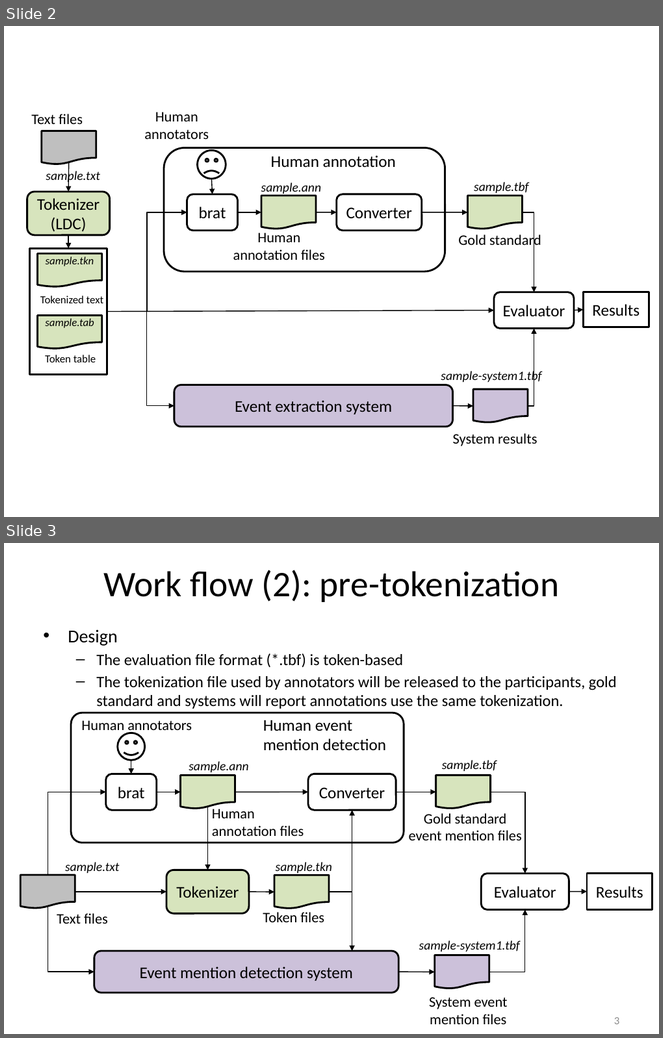
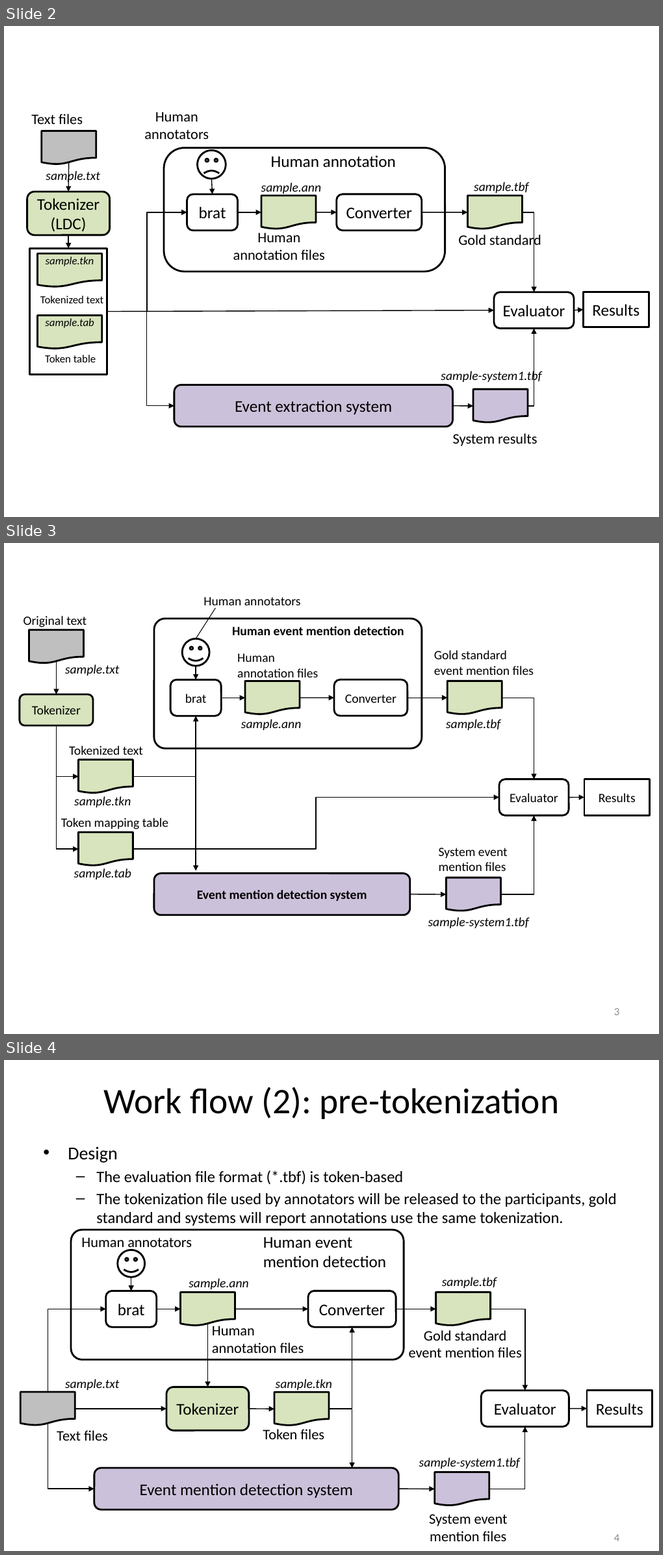
Before and after one commit to hunterhector/EvmEval, a slide deck: doc/evm-eval-work-flow.pptx. Shown one above the other, each under a label of ours: slides 2 and 3 before the commit, slides 2, 3 and 4 after it. The pictures are 663x1038 and 663x1555 pixels, drawn with LibreOffice and Linux fonts; fonts in the diff are those of the drawing. Boxes give left, top, right and bottom in pixels: in the first picture for what was removed or moved away, otherwise in the second. Text is boxed around its words. In the diff, an @@ line names an element or a change of style, - is before the commit and + after.

Commit message:
Updated Figure 1 to use tokenized text as a basic input of human annotators and systems.

```diff
--- a/doc/evm-eval-work-flow.pptx
+++ b/doc/evm-eval-work-flow.pptx
@@ slide 3 added at box(4, 543, 659, 1034), background #FFFFFF @@
@@ group added at box(20, 597, 650, 928): 14 texts, 7 arrows, 7 elbow arrows, 6 flow chart documents, 6 rounded rectangles, 1 smiley face, 1 rectangle, 1 line @@
+Human annotators
+Human annotation files
+Original text
+sample.txt
+sample.tbf
+Gold standard
+event mention files
+System event
+mention files
+sample-system1.tbf
+Converter
+sample.ann
+Event mention detection system
+Tokenizer
+Evaluator
+Results
+sample.tkn
+brat
+Human event mention detection
+Tokenized text
+Token mapping table
+sample.tab
@@ page number added at box(614, 1008, 620, 1016), 12 pt, text #8C8C8C @@
+3
@@ what was slide 3 is now slide 4 @@
@@ page number at box(614, 1534, 620, 1542): text changed @@
-3
+4
```
Also in this commit, not shown: 1 other file.
